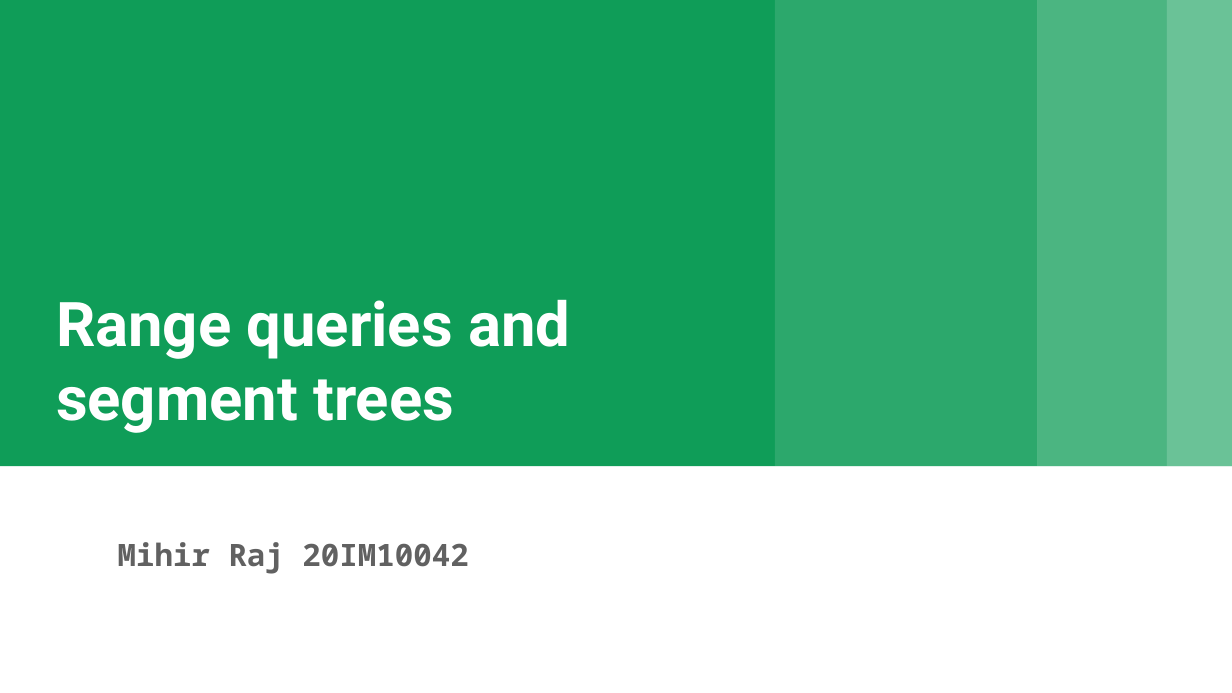
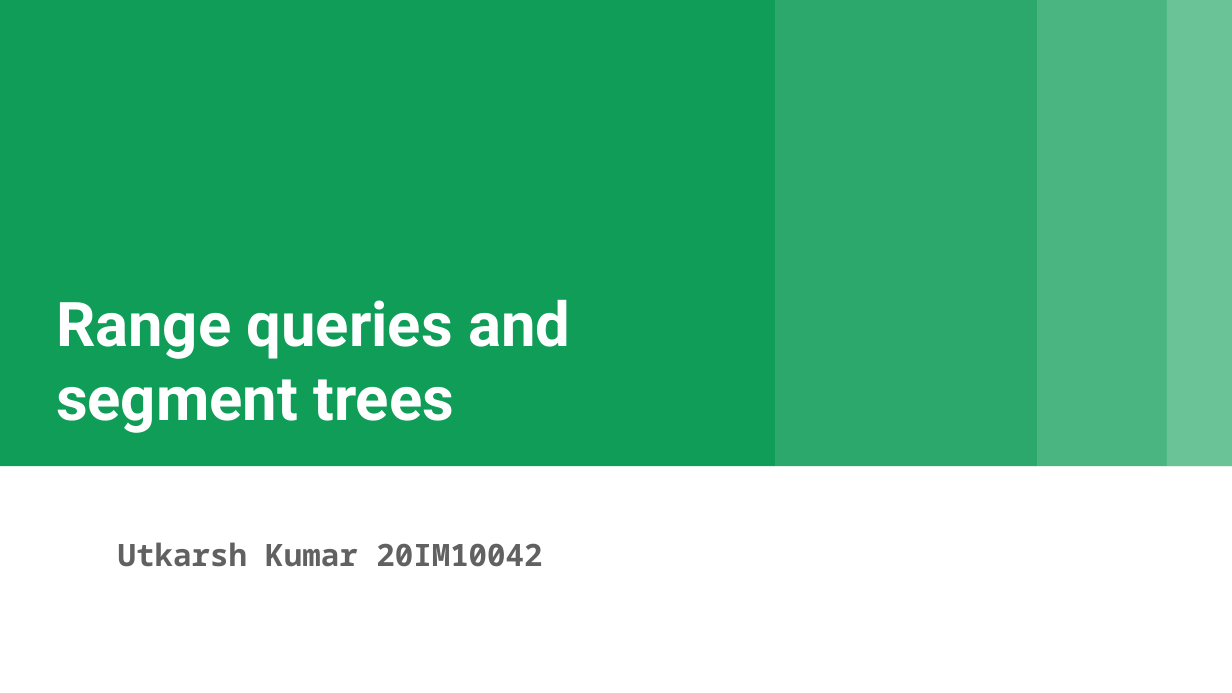
Before and after one commit to rajeck1234/Segment-Tree-and-Range-Query, a slide deck: slide 1 of Algo1 Presentation.pptx. Drawn at 1232x693 pixels with LibreOffice and Linux fonts; fonts in the diff are those of the drawing. Boxes give left, top, right and bottom in pixels: in the first picture for what was removed or moved away, otherwise in the second. Text is boxed around its words. In the diff, an @@ line names an element or a change of style, - is before the commit and + after.

```diff
--- a/Algo1 Presentation.pptx
+++ b/Algo1 Presentation.pptx
@@ subtitle at bbox=[118, 542, 542, 567]: text changed @@
-Mihir Raj 20IM10042
+Utkarsh Kumar 20IM10042
```
